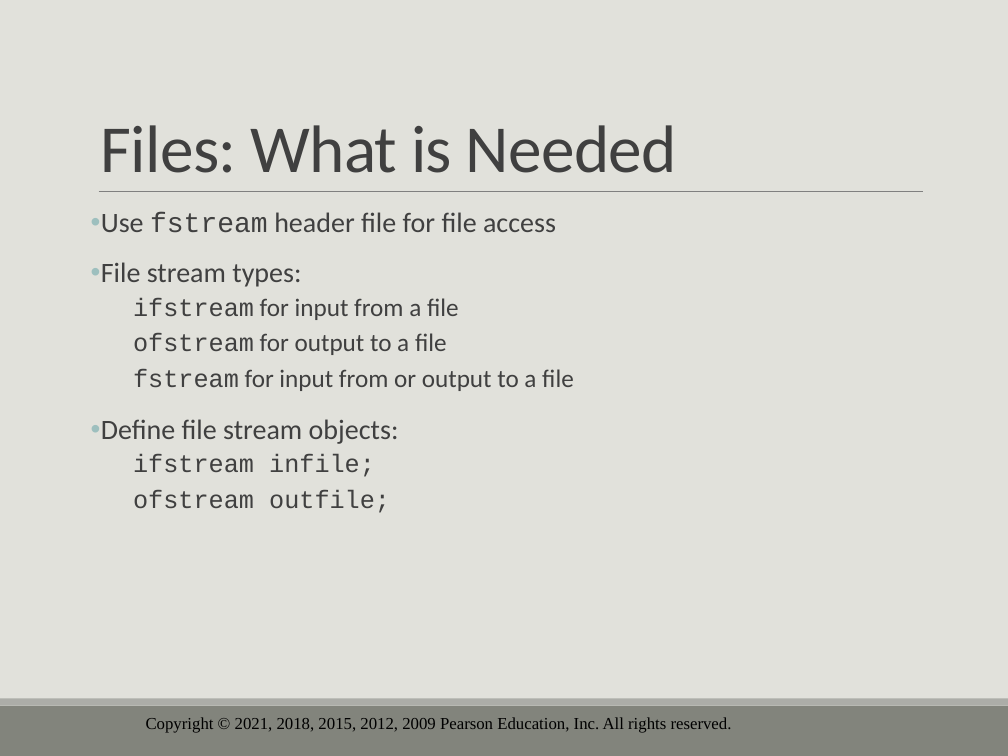
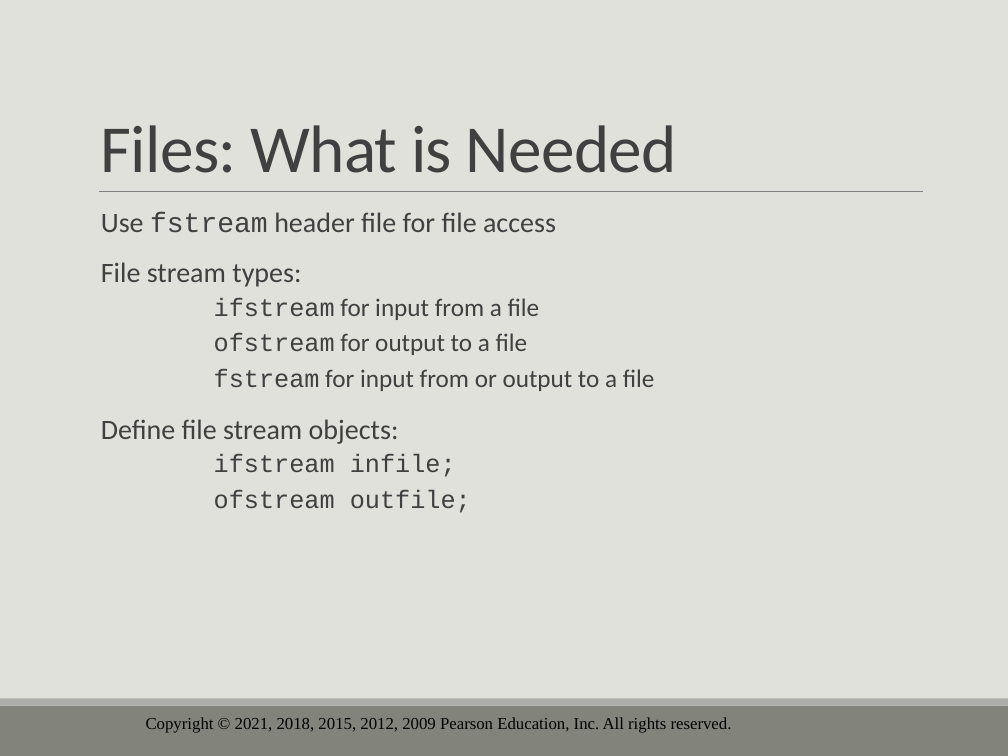
Before and after one commit to drolsonmi/eng1400, a slide deck: slide 53 of 1400_05_Loops and Files.pptx (slide 51 before the commit). Drawn at 1008x756 pixels with LibreOffice and Linux fonts; fonts in the diff are those of the drawing; background and template pictures are left out. Boxes give left, top, right and bottom in pixels: in the first picture for what was removed or moved away, otherwise in the second. Text is boxed around its words. In the diff, an @@ line names an element or a change of style, - is before the commit and + after.

```diff
--- a/1400_05_Loops and Files.pptx
+++ b/1400_05_Loops and Files.pptx
@@ text "Use fstream header file for ..." at bbox=[101, 212, 655, 513]: bullet • to  ; indent changed @@
```
Also in this commit, not shown: 14 other slides changed, 1 slide added, 5 slides removed, 3 other files.
